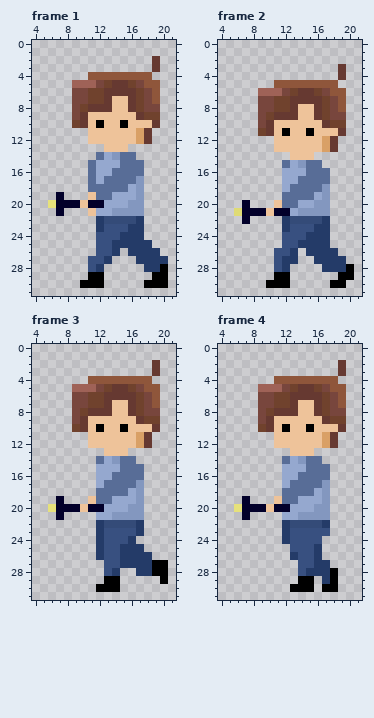
Pixel-art file -- Assets/Sprites/Game/Player/Sam_other_side_run_flashlight.aseprite. That is the earlier state.
32x32 pixels, 10 frames. Shown: frame 1: x 4..21, y 0..31; frame 2: x 4..21, y 0..31; frame 3: x 4..21, y 0..31; frame 4: x 4..21, y 0..31. The commit also changed other frames, which this record leaves out.
Now the later version:
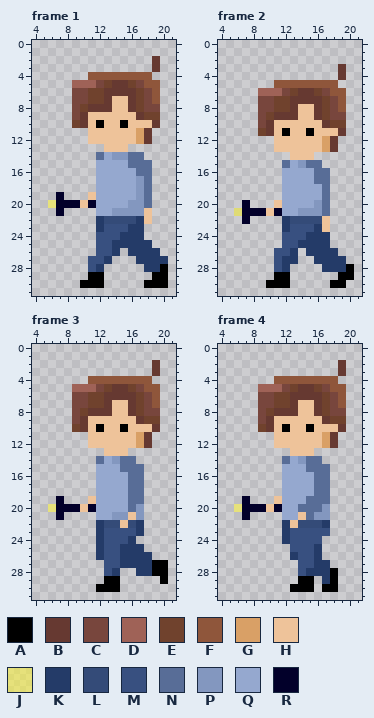
Palette (. is transparent): A #000000  B #663931  C #78463d  D #9f6257  E #70422d  F #8f563b  G #d9a066  H #eec39a  J #fbf2368c  K #243b68  L #344b78  M #385080  N #586d97  P #8397bf  Q #95a8cf  R #02002a
Author's note on the commit: fix flashlight (wrong hand)
From old to new:
Frame 1, layers "hände", "light":
There is now colour H in rows 21 to 22 at x 18.
There is now colour N in row 14 at x 17; in rows 15 to 20 at x 18.
The edit turns colour N into colour P in row 14 at x 15.
The edit turns colour N into colour Q in row 15 at x 15; in row 16 at x 14 to 16; in row 17 at x 13 to 16; in row 18 at x 12 to 15; in row 19 at x 12 to 13.
The edit turns colour R into colour Q in row 20 at x 12.
Colour H is removed in row 21 at x 11.
Colour N is removed in rows 15 to 18 at x 11.
Frame 2, layers "hände", "light":
The edit turns colour K into colour H in rows 22 to 23 at x 17.
The edit turns colour P into colour N in rows 18 to 21 at x 17.
The edit turns colour N into colour Q in row 16 at x 15; in row 17 at x 14 to 15; in row 18 at x 13 to 16; in row 19 at x 12 to 15; in row 20 at x 12 to 13.
The edit turns colour R into colour Q in row 21 at x 12.
Frame 3, layers "hände", "light":
The edit turns colour L into colour H in row 22 at x 15.
The edit turns colour P into colour H in row 21 at x 16.
The edit turns colour P into colour N in rows 17 to 19 at x 17; in row 20 at x 16.
The edit turns colour Q into colour N in rows 18 to 19 at x 16.
The edit turns colour N into colour Q in row 16 at x 14 to 15; in row 17 at x 13 to 15; in row 18 at x 12 to 15; in row 19 at x 12 to 13.
The edit turns colour R into colour Q in row 20 at x 12.
Frame 4, layers "hände", "light":
The edit turns colour L into colour H in row 22 at x 13.
The edit turns colour P into colour H in row 21 at x 14.
The edit turns colour P into colour N in rows 17 to 19 at x 17; in row 20 at x 16; in row 21 at x 15.
The edit turns colour Q into colour N in row 18 at x 16; in row 19 at x 15 to 16; in row 20 at x 14 to 15.
The edit turns colour N into colour Q in row 16 at x 14 to 15; in row 17 at x 13 to 15; in row 18 at x 12 to 15; in row 19 at x 12 to 13.
The edit turns colour R into colour Q in row 20 at x 12.
Pixel boxes of the changes (left, top, right, bottom) in both pictures:
changed: (88, 152, 152, 224)
changed: (282, 168, 330, 232)
changed: (96, 472, 144, 528)
changed: (282, 472, 330, 528)
